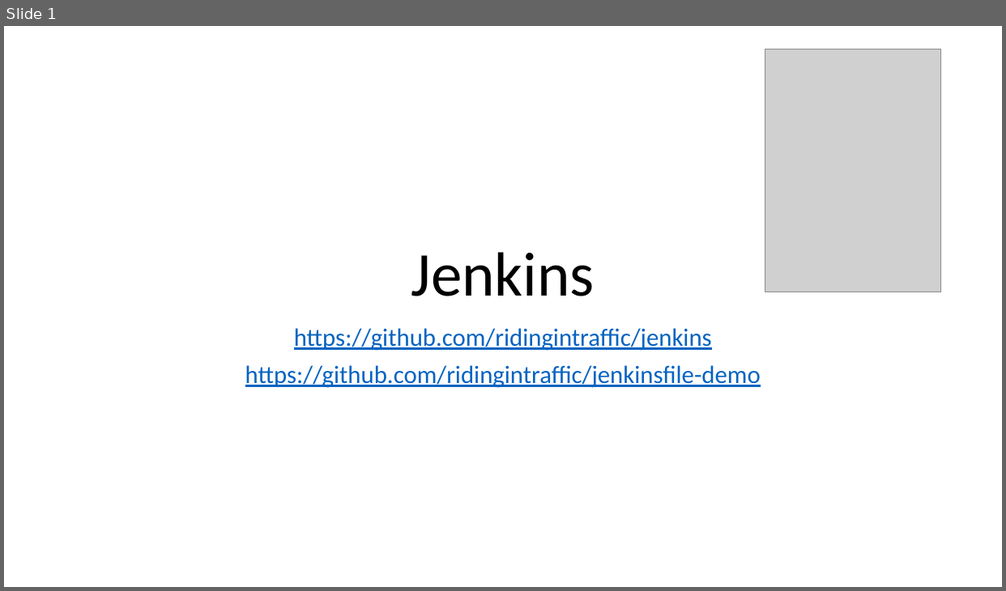
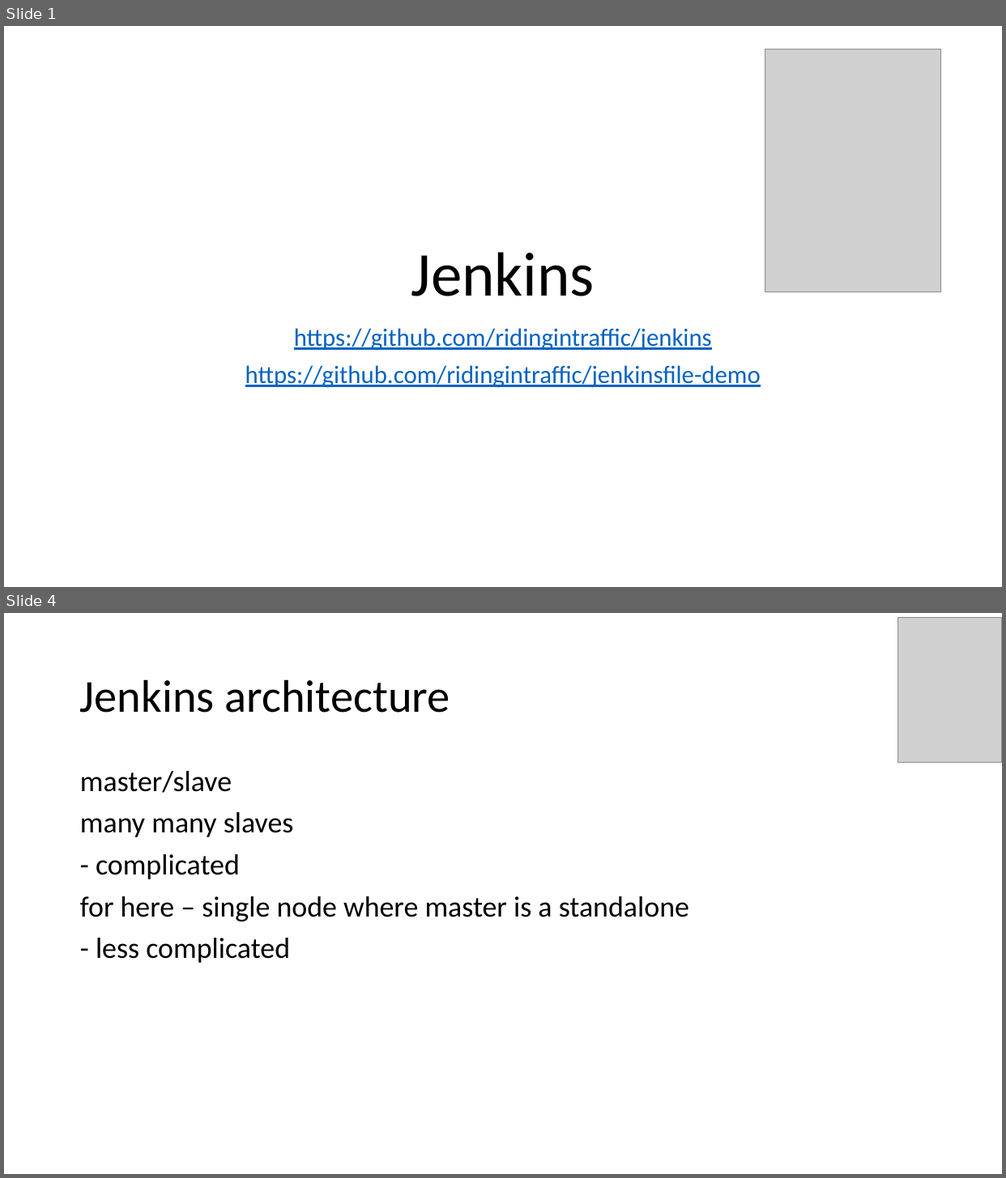
Before and after one commit to ridingintraffic/jenkins, a slide deck: jenkins.pptx. Shown one above the other, each under a label of ours: slide 1 before the commit, slides 1 and 4 after it; the slides between them are not shown. The pictures are 1006x591 and 1006x1178 pixels, drawn with LibreOffice and Linux fonts; fonts in the diff are those of the drawing; grey boxes stand for pictures. Boxes give left, top, right and bottom in pixels: in the first picture for what was removed or moved away, otherwise in the second. Text is boxed around its words. In the diff, an @@ line names an element or a change of style, - is before the commit and + after.

```diff
--- a/jenkins.pptx
+++ b/jenkins.pptx
@@ slide 4 added at [4,613,1002,1174], background #FFFFFF @@
@@ picture added at [898,617,1002,762] @@
@@ title added at [80,679,450,713], 44 pt, text #000000 @@
+Jenkins architecture
@@ text added at [80,771,689,963], 28 pt, text #000000 @@
+master/slave
+many many slaves
+- complicated
+for here – single node where master is a standalone
+- less complicated
```
Also in this commit, not shown: 1 slide changed, 9 other slides added, 1 other file.
